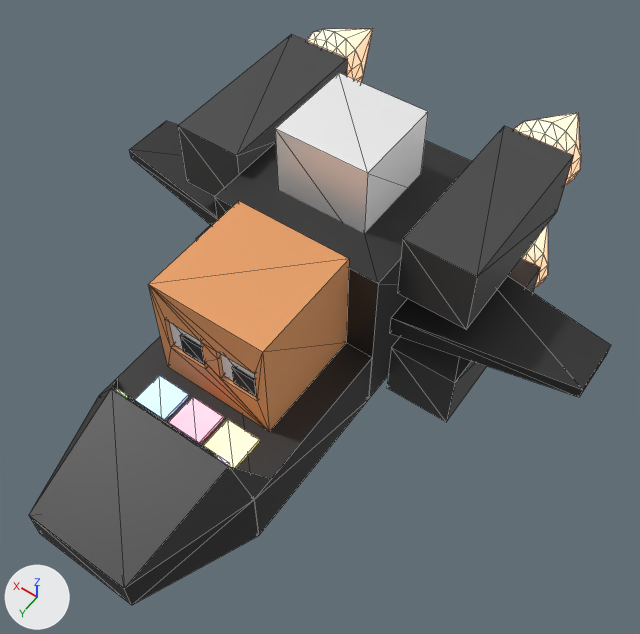
The glTF model dist/models/ship.glb: old version first, new version second.
Before and after are seen from a 50 mm camera at (-1.39, 1.77, 3.13) aimed at (-0.13, 0.01, 0.36). Every picture has the same lights, and +X, +Y and +Z are marked at lower left. Mesh edges are drawn as thin lines. Where no turn or scale is listed for an object, it has been applied to the vertices. Vertices at the same position are counted once.

Objects in the first picture: 'Cube.004', 'hero-head', 'hero-pupils.L', 'hero-pupils.R', 'hero-whites.L', 'hero-whites.R', 'ship', 'ship-button-blue', 'ship-button-pink', 'ship-button-yellow', 'ship-engine-bottom.L', 'ship-engine-top.L', 'ship-engine-top.R', 'ship-glow-top.L', 'ship-glow-top.R'.
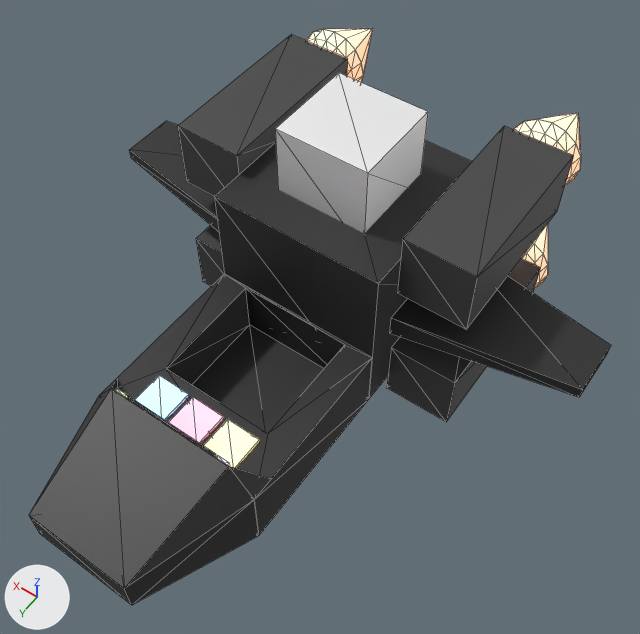
Commit message: Added ship position change

Diff of the bpy script that builds the scene:
```diff
--- a/dist/models/ship.glb.py
+++ b/dist/models/ship.glb.py
@@ me_cube_019 @@
 # used by ob_ship; location = (0.0, 0.0, 0.127); scale = (1.5, 1.5, 0.6)
-me_cube_019.from_pydata(...)  # 50 vertices, 76 faces; spans x -0.75..0.75, y -0.5..0.83, z -0.25..1.0
+me_cube_019.from_pydata(...)  # 58 vertices, 92 faces; spans x -1.13..1.13, y -0.75..1.25, z -0.02..0.73
+# me_cube_019 part 1: a new loose piece, a box spanning x -0.38..0.38, y -0.75..0.0, z -0.02..0.73, in mat_material_001 (black #3d3c3c)
+# me_cube_019 part 2: the loose piece of 10 vertices spanning x -0.25..0.25, y 0.43..0.83, z 0.25..0.48 is scaled about its middle by (1.5, 1.5, 0.6), then moved by (0.0, 0.32, -0.02)
+# me_cube_019 part 3: the loose piece of 8 vertices spanning x -0.75..-0.25, y -0.42..-0.08, z 0.29..0.46 is scaled about its middle by (1.5, 1.5, 0.6), then moved by (-0.25, -0.12, -0.02)
+# me_cube_019 part 4: a new loose piece of 16 vertices spanning x -0.38..0.38, y 0.0..0.75, z -0.02..0.28, in mat_material_001 (black #3d3c3c)
 me_cube_019.materials.append(mat_material_001)
@@ ob_ship @@
 ob_ship = bpy.data.objects.new('ship', me_cube_019)
-ob_ship.location = (0.0, 0.0, 0.127)
-ob_ship.scale = (1.5, 1.5, 0.6)
+ob_ship.location = (0.0, 0.0, 0.0)
@@ ob_hero_head @@
-ob_hero_head = bpy.data.objects.new('hero-head', me_cube_028)
-ob_hero_head.location = (0.0, 0.25, 0.527)
@@ ob_hero_whites_l @@
-ob_hero_whites_l = bpy.data.objects.new('hero-whites.L', me_cube_025)
-ob_hero_whites_l.location = (-0.12, 0.399, 0.527)
@@ ob_hero_pupils_l @@
-ob_hero_pupils_l = bpy.data.objects.new('hero-pupils.L', me_cube_027)
-ob_hero_pupils_l.location = (-0.143, 0.444, 0.504)
@@ ob_hero_whites_r @@
-ob_hero_whites_r = bpy.data.objects.new('hero-whites.R', me_cube_024)
-ob_hero_whites_r.location = (0.12, 0.399, 0.527)
@@ ob_hero_pupils_r @@
-ob_hero_pupils_r = bpy.data.objects.new('hero-pupils.R', me_cube_026)
-ob_hero_pupils_r.location = (0.097, 0.444, 0.504)
```

Pixel boxes (x1, y1, x2, y2) of what changed, in the pictures (640 x 634 px; the box of a moved part takes in the faces that stretch with it):
'ship', reshaped, moved, rescaled: (29, 121, 611, 605) in both
'hero-head', deleted: before (148, 201, 349, 431)
'hero-pupils.L', deleted (black): before (232, 366, 257, 397)
'hero-pupils.R', deleted: before (180, 334, 205, 364)
'hero-whites.L', deleted: before (220, 354, 255, 382)
'hero-whites.R', deleted: before (169, 322, 202, 350)
part 1 of me_cube_019, added (black): after (214, 140, 472, 399)
part 2 of me_cube_019, moved or reshaped: (29, 377, 271, 589) in both
part 3 of me_cube_019, moved or reshaped: (390, 276, 611, 397) in both
part 4 of me_cube_019, added (black): after (118, 274, 372, 535)
